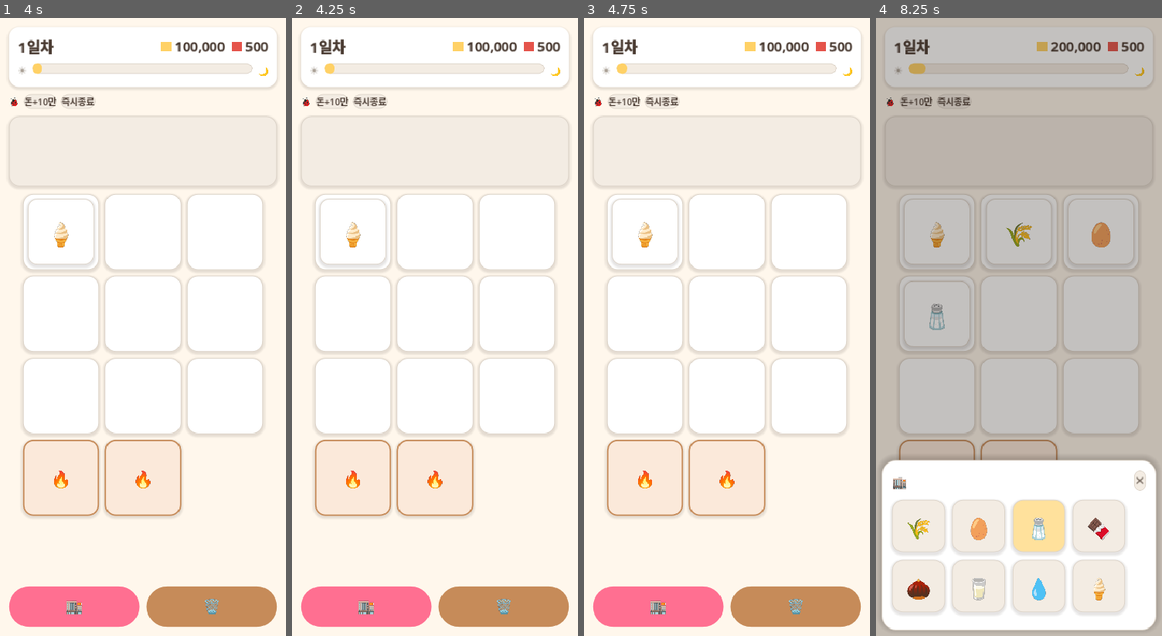
Above: before the commit, frames 1-4 (left to right).
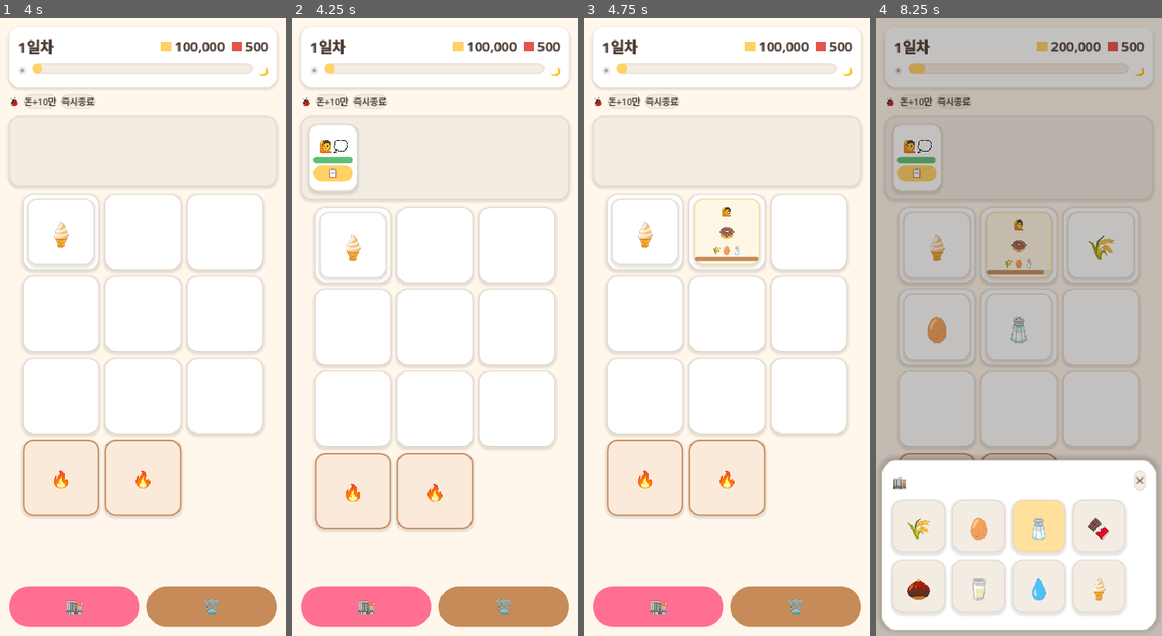
Above: after the commit, the same moments.

Repository: yellyB/game-slot-kitchen
Game: Godot game, scene res://scenes/Main.tscn
The game is run twice, just before and just after one commit, with the same random seed, the same clock (stepped at 60 frames per second) and the same inputs.
Inputs (mouse positions are in pixels of both pictures, inside the frame that each line leads up to):
- Up to frame 1 (4 s): click "시작" at 0.5 s; click "돈+10만" at 1.25 s; click "🏬" at 2 s; click "🗑️" at 2.75 s; click "✕" at 3.5 s
- Up to frame 2 (4.25 s): no input
- Up to frame 3 (4.75 s): click (624, 172) at 4.25 s, where only the run after the commit has a clickable "📋"
- Up to frame 4 (8.25 s): click "돈+10만" at 5 s; click "🏬" at 5.75 s; click "🌾" at 6.5 s; click "🥚" at 7.25 s; click "🧂" at 8 s

Frame 1 is identical in both runs. In frame 2, 9.3% of the frame differs, in the area x 2-98%, y 17-83%; in frame 3, 2.5%; in frame 4, 6.0%.

Commit message:
스폰: 웨이브 몰림 → 하루 균등 분포 (첫 손님 5초, 우르르 제거)
플레이 피드백 반영 — 첫 손님이 16초에 우르르 오던 걸 5초부터 ~3.3초 간격 균등으로.
Config.SPAWN_FIRST/SPAWN_LAST_MARGIN 추가. 총 손님 수는 그대로(배치만 균등).
주의: 몰림이 곧 난이도였어서 균등화로 쉬워짐(시뮬 76.5%→100%, 서빙율 98%).
난이도 복구는 손님 밀도↑ 등 별도 조정 필요(플레이 체감 후 결정).

Diff:
--- a/data/config.gd
+++ b/data/config.gd
@@ -12,7 +12,9 @@
 
 # ── 손님 큐 / 스포너 ──────────────────────────────────────
 const MAX_QUEUE := 4          # 큐 최대 인원
-const SPAWN_INTERVAL := 4.0   # 손님 등장 간격(초)
+const SPAWN_INTERVAL := 4.0   # 손님 등장 간격(초) — (미사용, 스케줄은 균등분포)
+const SPAWN_FIRST := 5.0      # 첫 손님 등장 시각(초) — 초반 여유
+const SPAWN_LAST_MARGIN := 8.0  # 마지막 손님은 마감 이 시간(초) 전까지
 
 # ── 손님 수요 (등급별 등장 가중 = 확률 %, 합 100) ──────────
 # 싼(낮은 등급) 메뉴 손님이 많이, 비싼(높은 등급) 손님은 드물게. 인덱스 = 등급-1.
--- a/scripts/session.gd
+++ b/scripts/session.gd
@@ -163,14 +163,18 @@
 	day_ended.emit(summary)
 
 
-## 웨이브별로 손님 등장 시각을 미리 계산(몰림). 웨이브 3 고정, 웨이브당 손님은 레벨별.
+## 손님 등장 시각을 하루에 균등 분포(우르르 X). 첫 손님 일찍, 마감 전까지 골고루.
+## 총 손님 = per_wave × WAVES (난이도 수치는 그대로, 배치만 균등).
 func _build_schedule() -> void:
 	_spawn_times.clear()
-	var per_wave := int(Levels.get_day(day).get("per_wave", 3))
-	var half := (per_wave - 1) * 0.5
-	for w in Config.WAVES:
-		var center: float = _day_length * (w + 0.5) / Config.WAVES
-		for k in per_wave:
-			var t: float = center + (k - half) * Config.WAVE_SPACING
-			_spawn_times.append(clampf(t, 1.0, _day_length - 2.0))
+	var total := int(Levels.get_day(day).get("per_wave", 3)) * Config.WAVES
+	if total <= 0:
+		return
+	var first := Config.SPAWN_FIRST
+	var last := _day_length - Config.SPAWN_LAST_MARGIN
+	var span := maxf(1.0, last - first)
+	var denom := float(maxi(1, total - 1))   # 첫 손님=first, 마지막=last 포함 균등
+	for i in total:
+		var t := first + span * float(i) / denom
+		_spawn_times.append(clampf(t, 1.0, _day_length - 2.0))
 	_spawn_times.sort()
